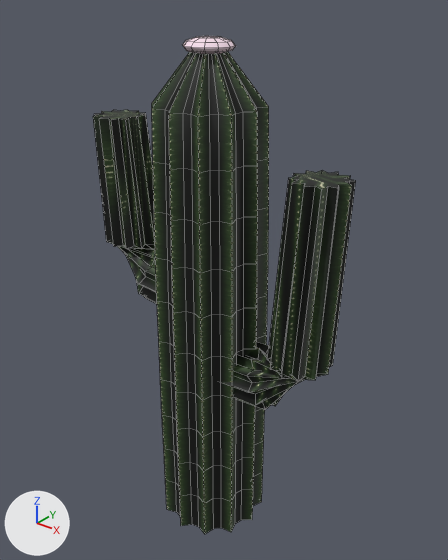
The FBX model Assets/Art/Environment/Biomes/ENV_Desert_Cactus.fbx: old version first, new version second.
The view is the same before and after, from a 50 mm camera at (1.103, -1.316, 1.715) aimed at (0.01, 0.05, 0.869). Arrows for +X, +Y and +Z are at lower left; the lights stay in place. The older version comes first. Mesh edges are drawn as thin lines.

Objects in the first picture: 'ENV_Desert_Cactus'.
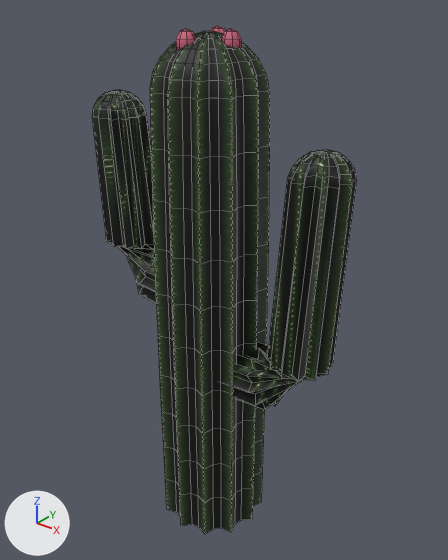
Changed parts and their boxes [x1, y1, x2, y2] in the pictures (448 x 560 px; the box of a moved part takes in the faces that stretch with it):
```json
{"object": "ENV_Desert_Cactus", "change": "reshaped", "before": [93, 36, 356, 534], "after": [92, 26, 357, 534]}
{"part": 1, "of": "me_env_desert_cactus_trunk", "change": "added", "after": [221, 29, 241, 49]}
{"part": 2, "of": "me_env_desert_cactus_trunk", "change": "added", "after": [176, 29, 195, 50]}
{"part": 3, "of": "me_env_desert_cactus_trunk", "change": "moved or reshaped", "before": [152, 36, 269, 117], "after": [92, 26, 357, 189]}
{"part": 4, "of": "me_env_desert_cactus_trunk", "change": "surface changed", "before": [152, 103, 269, 300], "after": [150, 88, 270, 300]}
```

Edits to the scene script, one JSON object a line:
```json
{"op": "set", "path": "mat_mat_hd_flower.base_color", "old": "(0.95, 0.75, 0.85)", "new": "(0.62, 0.12, 0.2)", "note": "pale pink #f9e1ed -> red #ce617c"}
{"block": "me_env_desert_cactus_trunk", "where": "# used by ob_env_desert_cactus; location = (0.0, 0.0, 0.0)"}
{"op": "remove", "block": "me_env_desert_cactus_trunk", "code": "me_env_desert_cactus_trunk.from_pydata(...)  # 686 vertices, 618 faces; spans x -0.44..0.44, y -0.18..0.18, z 0.0..1.58"}
{"op": "add", "block": "me_env_desert_cactus_trunk", "code": "me_env_desert_cactus_trunk.from_pydata(...)  # 1062 vertices, 1000 faces; spans x -0.44..0.44, y -0.18..0.18, z 0.0..1.6"}
{"block": "me_env_desert_cactus_trunk", "change": "me_env_desert_cactus_trunk part 1: a new loose piece, a UV sphere (8 segments, 5 rings, poles along z) spanning x 0.043..0.097, y -0.023..0.03, z 1.531..1.604, in mat_mat_hd_flower (red #ce617c)"}
{"block": "me_env_desert_cactus_trunk", "change": "me_env_desert_cactus_trunk part 2: a new loose piece, a UV sphere (8 segments, 5 rings, poles along z) spanning x -0.044..0.01, y -0.095..-0.041, z 1.531..1.604, in mat_mat_hd_flower (red #ce617c)"}
{"block": "me_env_desert_cactus_trunk", "change": "me_env_desert_cactus_trunk part 3: 324 vertices moved from x -0.18..0.18, y -0.18..0.18, z 0.28..1.41 to x -0.18..0.18, y -0.18..0.18, z 0.29..1.45; 97 vertices removed from x -0.07..0.07, y -0.07..0.06, z 1.54..1.58; 405 vertices added at x -0.44..0.44, y -0.15..0.15, z 1.3..1.6"}
{"block": "me_env_desert_cactus_trunk", "change": "me_env_desert_cactus_trunk part 4: 324 kept faces spanning x -0.18..0.18, y -0.18..0.18, z 0.14..1.45 get new texture (UV) coordinates"}
```
